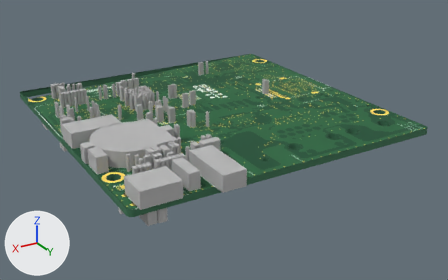
Two versions of the glTF model public/prebuilt-ti-evms/beagleplay/minimal-board.glb, one commit apart.
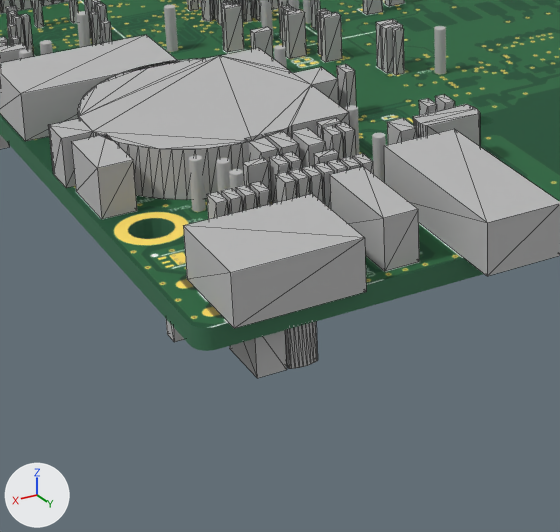
There are two pictures of each version: one whole from a 50 mm lens placed at (367.0, -138.4, 58.5), pointed at (289.4, -267.8, -6.2), one close up on the part from 14% to 55% of the width and 37% to 99% of the height. Arrows for +X, +Y and +Z are at lower left; the lights stay in place. The older version's two pictures come first. The close-ups show mesh edges as thin lines. Vertices at exactly the same position are counted once.

In view in the first close-up: 'Box0', 'C105', 'C110', 'C206', 'C214', 'J10', 'J13', 'J14', 'J16', 'J19', 'J6', 'R38' and 79 more.
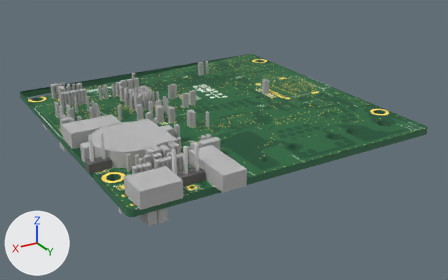
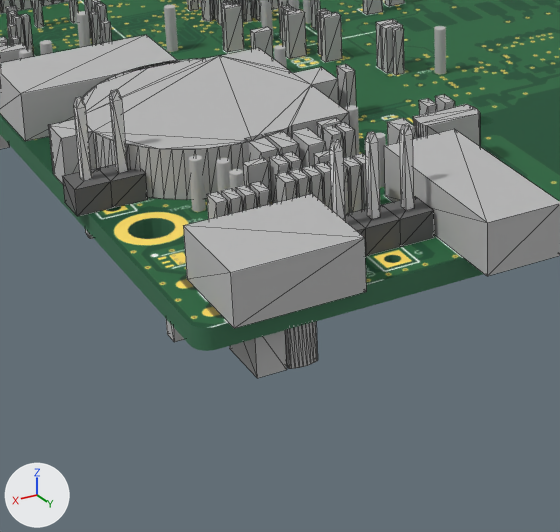
Pixel boxes (x1, y1, x2, y2) of what changed, in the close-ups (560 x 532 px):
```json
{"object": "J6", "change": "reshaped, recoloured", "before": [330, 166, 419, 271], "after": [330, 123, 434, 256]}
{"object": "J16", "change": "reshaped, recoloured", "before": [72, 135, 137, 219], "after": [62, 89, 148, 239], "on screen": "32% wider, 78% taller"}
```

The change, as JSON lines over the scene's bpy script:
```json
{"op": "add", "block": "mat_obj_material_0", "code": ["mat_obj_material_0 = principled_material('OBJ_Material_0')", "mat_obj_material_0.base_color = (0.133, 0.133, 0.133)  # dark grey #666666", "mat_obj_material_0.metallic = 0.05", "mat_obj_material_0.roughness = 0.95"]}
{"op": "add", "block": "mat_obj_material_1", "code": ["mat_obj_material_1 = principled_material('OBJ_Material_1')", "mat_obj_material_1.base_color = (0.753, 0.753, 0.753)  # light grey #e1e1e1", "mat_obj_material_1.metallic = 0.05", "mat_obj_material_1.roughness = 0.95"]}
{"block": "me_j16", "where": "# used by ob_j16; location = (328.51, -254.35, 0.8)"}
{"op": "remove", "block": "me_j16", "code": "me_j16.from_pydata(...)  # 8 vertices, 12 faces; spans x -1.27..1.27, y -2.54..2.54, z 0.0..3.81"}
{"op": "remove", "block": "me_j16", "code": "me_j16.materials.append(mat_material_5)  # grey #bcbcbc"}
{"op": "add", "block": "me_j16", "code": "me_j16.from_pydata(...)  # 60 vertices, 102 faces; spans x -2.54..2.54, y -1.27..1.27, z -2.5..8.0"}
{"block": "me_j16", "change": "me_j16 part 1: the whole mesh is rebuilt"}
{"op": "add", "block": "me_j16", "code": "me_j16.materials.append(mat_obj_material_0)  # dark grey #666666"}
{"op": "add", "block": "me_j16", "code": "me_j16.materials.append(mat_obj_material_1)  # light grey #e1e1e1"}
{"block": "me_j6", "where": "# used by ob_j6; location = (315.6, -239.06, 0.8)"}
{"op": "remove", "block": "me_j6", "code": "me_j6.from_pydata(...)  # 8 vertices, 12 faces; spans x -1.27..1.27, y -3.81..3.81, z 0.0..3.81"}
{"op": "remove", "block": "me_j6", "code": "me_j6.materials.append(mat_material_5)  # grey #bcbcbc"}
{"op": "add", "block": "me_j6", "code": "me_j6.from_pydata(...)  # 88 vertices, 152 faces; spans x -3.81..3.81, y -1.27..1.27, z -2.5..8.0"}
{"block": "me_j6", "change": "me_j6 part 2: the whole mesh is rebuilt"}
{"op": "add", "block": "me_j6", "code": "me_j6.materials.append(mat_obj_material_0)  # dark grey #666666"}
{"op": "add", "block": "me_j6", "code": "me_j6.materials.append(mat_obj_material_1)  # light grey #e1e1e1"}
```
